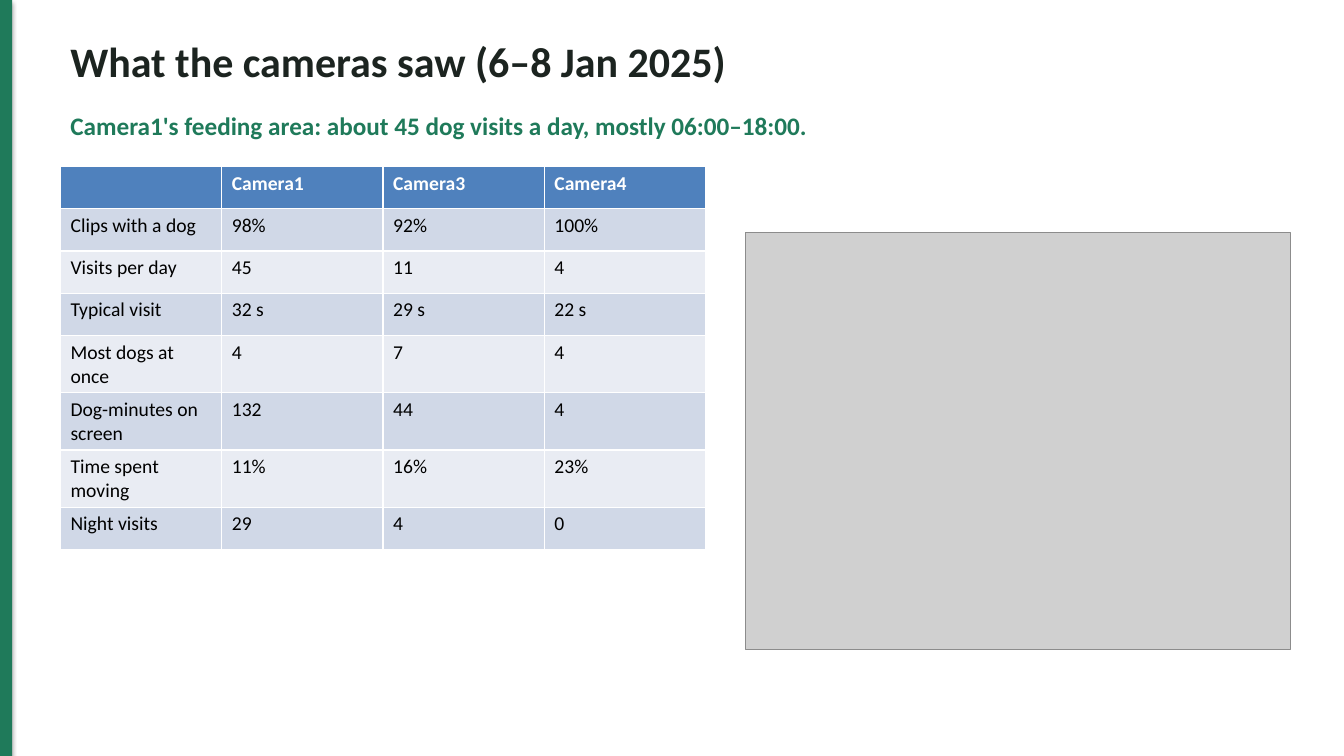
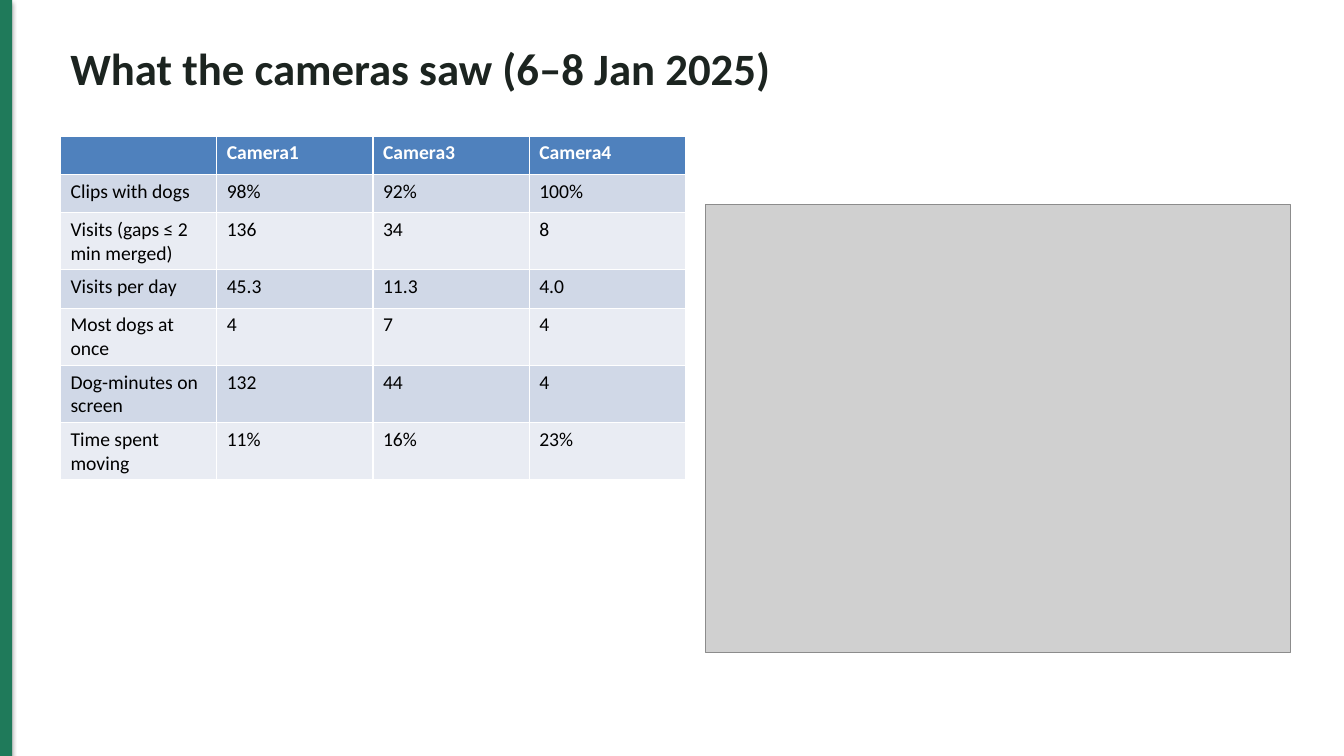
Before and after one commit to Epp-ppE/stray-dog-detection, a slide deck: slide 13 of slides/slides.pptx (slide 14 before the commit). Drawn at 1344x756 pixels with LibreOffice and Linux fonts; fonts in the diff are those of the drawing; grey boxes stand for pictures. Boxes give left, top, right and bottom in pixels: in the first picture for what was removed or moved away, otherwise in the second. Text is boxed around its words. In the diff, an @@ line names an element or a change of style, - is before the commit and + after.

Commit message:
Revert "Rebuild presentation from the slide summary: one message per slide, headline numbers, recognition split into design and demo, backup slides"
This reverts commit b0f1ff8ceaad919f2b5e18b7333042bda74a46f3.

```diff
--- a/slides/slides.pptx
+++ b/slides/slides.pptx
@@ text "What the cameras saw (6–8 ..." at (70, 52, 770, 92): size 30 to 32 pt @@
@@ text removed at (70, 117, 806, 140) @@
-Camera1's feeding area: about 45 dog visits a day, mostly 06:00–18:00.
@@ table at (60, 136, 686, 478) @@
-row 2, column 1: Clips with a dog
+row 2, column 1: Clips with dogs
-row 3: Visits per day | 45 | 11 | 4
+row 3: Visits (gaps ≤ 2 min merged) | 136 | 34 | 8
-row 4: Typical visit | 32 s | 29 s | 22 s
+row 4: Visits per day | 45.3 | 11.3 | 4.0
-row 8: Night visits | 29 | 4 | 0
@@ table: place and size @@
-table at (60, 166, 706, 538)
+table at (60, 136, 686, 478)
@@ picture: place and size @@
-picture at (746, 233, 1291, 650)
+picture at (706, 205, 1291, 653)
```
Also in this commit, not shown: 12 other slides changed, 3 slides added, 8 slides removed, 4 other files.
